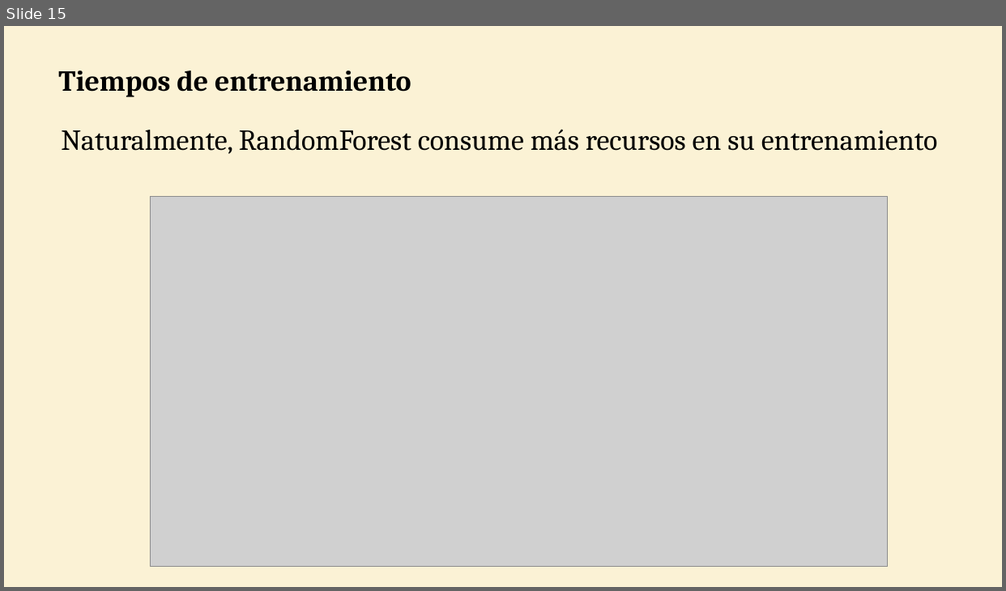
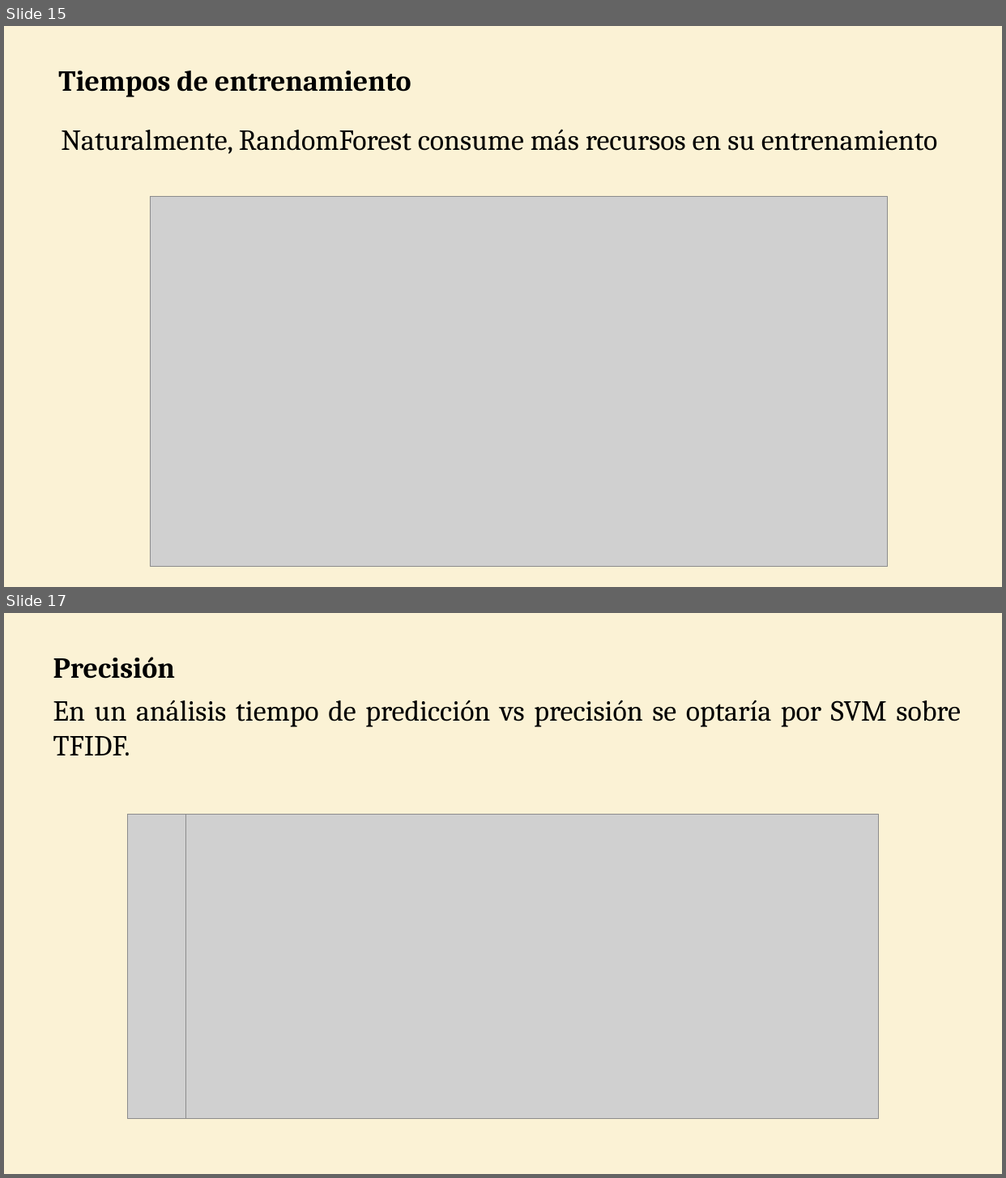
Before and after one commit to WilderGitHub/MCD, a slide deck: II. 08 Minería de Datos II/Proyecto Final.pptx. Shown one above the other, each under a label of ours: slide 15 before the commit, slides 15 and 17 after it; the slides between them are not shown. The pictures are 1006x591 and 1006x1178 pixels, drawn with LibreOffice and Linux fonts; fonts in the diff are those of the drawing; grey boxes stand for pictures. Boxes give left, top, right and bottom in pixels: in the first picture for what was removed or moved away, otherwise in the second. Text is boxed around its words. In the diff, an @@ line names an element or a change of style, - is before the commit and + after.

```diff
--- a/II. 08 Minería de Datos II/Proyecto Final.pptx
+++ b/II. 08 Minería de Datos II/Proyecto Final.pptx
@@ slide 17 added at (4,613,1002,1174), background #F7DD93 at 38% opacity @@
@@ text added at (53,657,175,679), 28 pt, text #000000, bold @@
+Precisión
@@ text added at (53,700,961,756), 28 pt, text #000000 @@
+En un análisis tiempo de predicción vs precisión se optaría por SVM sobre TFIDF.
@@ picture added at (127,815,186,1118) @@
@@ picture added at (186,815,879,1118) @@
```
Also in this commit, not shown: 5 slides changed, 8 other slides added, 16 slides removed, 1 other file.
